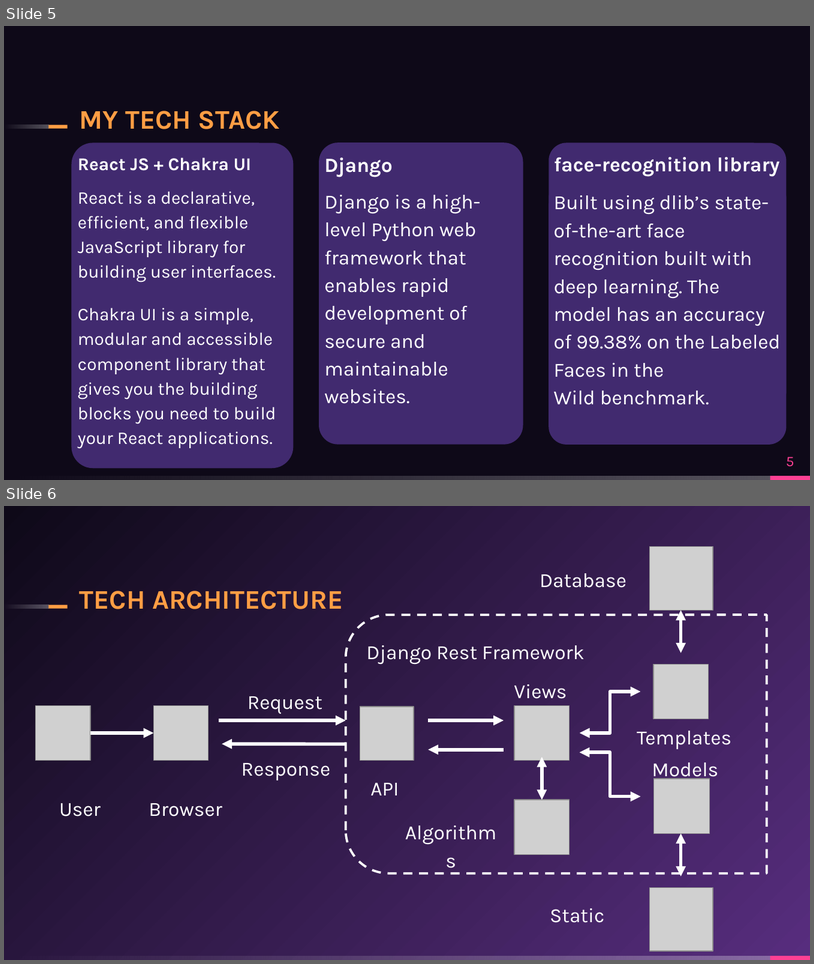
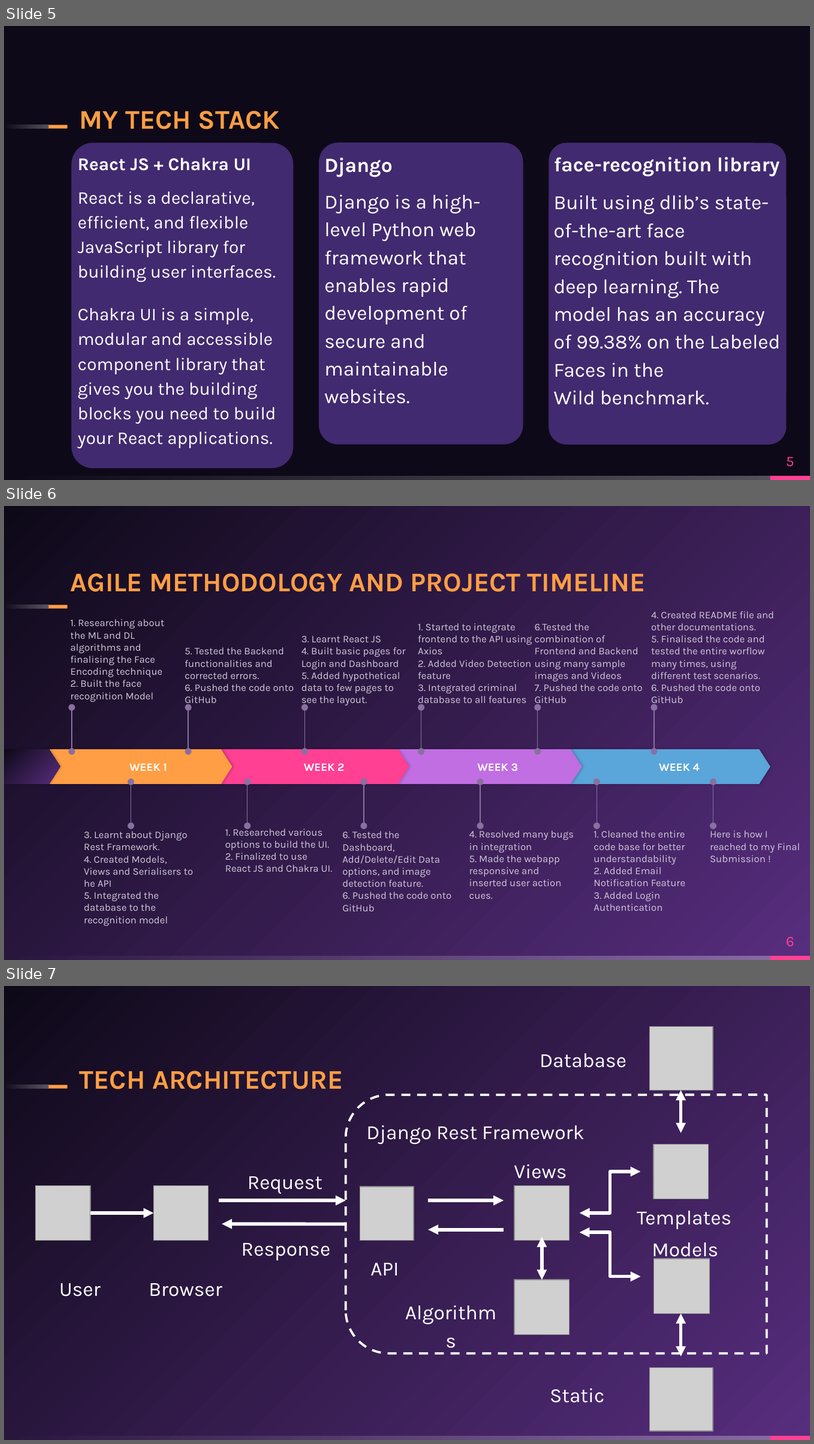
Before and after one commit to tanmay-mohanty-ignited/Engage22-FaceX, a slide deck: Assets/Demo.pptx. Shown one above the other, each under a label of ours: slides 5 and 6 before the commit, slides 5, 6 and 7 after it. The pictures are 814x964 and 814x1444 pixels, drawn with LibreOffice and Linux fonts; fonts in the diff are those of the drawing; grey boxes stand for pictures; background and template pictures are left out. Boxes give left, top, right and bottom in pixels: in the first picture for what was removed or moved away, otherwise in the second. Text is boxed around its words. In the diff, an @@ line names an element or a change of style, - is before the commit and + after.

Commit message:
Documentation improved

```diff
--- a/Assets/Demo.pptx
+++ b/Assets/Demo.pptx
@@ slide 6 added at <box>4,506,810,960</box>, background gradient #572D7E to #0E0918; not listed: 4 template elements that a slide beside it also shows @@
@@ title added at <box>71,573,646,592</box>, 24 pt, text #FF9E44, bold @@
+AGILE METHODOLOGY AND PROJECT TIMELINE
@@ text added at <box>651,611,774,706</box>, 9 pt, text #D1C8DA @@
+4. Created README file and other documentations.
+5. Finalised the code and tested the entire worflow many times, using different test scenarios.
+6. Pushed the code onto GitHub
@@ text added at <box>71,619,164,702</box>, 9 pt, text #D1C8DA @@
+1. Researching about the ML and DL algorithms and finalising the Face Encoding technique
+2. Built the face recognition Model
@@ text added at <box>418,623,533,706</box>, 9 pt, text #D1C8DA @@
+1. Started to integrate frontend to the API using Axios
+2. Added Video Detection feature
+3. Integrated criminal database to all features
@@ text added at <box>535,623,643,706</box>, 9 pt, text #D1C8DA @@
+6.Tested the combination of Frontend and Backend using many sample images and Videos
+7. Pushed the code onto GitHub
@@ text added at <box>185,647,294,706</box>, 9 pt, text #D1C8DA @@
+5. Tested the Backend functionalities and corrected errors.
+6. Pushed the code onto GitHub
@@ text added at <box>302,636,406,706</box>, 9 pt, text #D1C8DA @@
+3. Learnt React JS
+4. Built basic pages for Login and Dashboard
+5. Added hypothetical data to few pages to see the layout.
@@ double arrow added from (72, 751) to (72, 708), #8870A0 0.75 pt @@
@@ double arrow added from (189, 751) to (189, 708), #8870A0 0.75 pt @@
@@ double arrow added from (305, 751) to (305, 708), #8870A0 0.75 pt @@
@@ double arrow added from (422, 751) to (422, 708), #8870A0 0.75 pt @@
@@ double arrow added from (538, 751) to (538, 708), #8870A0 0.75 pt @@
@@ double arrow added from (655, 751) to (655, 708), #8870A0 0.75 pt @@
@@ pentagon arrow added at <box>4,749,60,783</box>, fill gradient #0E0918 to #572D7E @@
@@ pentagon arrow added at <box>46,749,232,783</box>, fill #FF9E44, 10 pt, text #FFFFFF, bold @@
+WEEK 1
@@ pentagon arrow added at <box>220,749,409,783</box>, fill #FF4093, 10 pt, text #FFFFFF, bold @@
+WEEK 2
@@ pentagon arrow added at <box>395,749,582,783</box>, fill #C06EE2, 10 pt, text #FFFFFF, bold @@
+WEEK 3
@@ pentagon arrow added at <box>570,749,771,783</box>, fill #5AA5DA, 10 pt, text #FFFFFF, bold @@
+WEEK 4
@@ double arrow added from (131, 825) to (131, 782), #8870A0 0.75 pt @@
@@ double arrow added from (248, 825) to (248, 782), #8870A0 0.75 pt @@
@@ double arrow added from (363, 825) to (363, 782), #8870A0 0.75 pt @@
@@ double arrow added from (480, 825) to (480, 782), #8870A0 0.75 pt @@
@@ double arrow added from (597, 825) to (597, 782), #8870A0 0.75 pt @@
@@ double arrow added from (714, 825) to (714, 782), #8870A0 0.75 pt @@
@@ text added at <box>225,826,333,871</box>, 9 pt, text #D1C8DA @@
+1. Researched various options to build the UI.
+2. Finalized to use React JS and Chakra UI.
@@ text added at <box>84,831,193,925</box>, 9 pt, text #D1C8DA @@
+3. Learnt about Django Rest Framework.
+4. Created Models, Views and Serialisers to he API
+5. Integrated the database to the recognition model
@@ text added at <box>342,831,452,911</box>, 9 pt, text #D1C8DA @@
+6. Tested the Dashboard, Add/Delete/Edit Data options, and image detection feature.
+6. Pushed the code onto GitHub
@@ text added at <box>470,830,574,898</box>, 9 pt, text #D1C8DA @@
+4. Resolved many bugs in integration
+5. Made the webapp responsive and inserted user action cues.
@@ text added at <box>594,830,686,910</box>, 9 pt, text #D1C8DA @@
+1. Cleaned the entire code base for better understandability
+2. Added Email Notification Feature
+3. Added Login Authentication
@@ text added at <box>710,830,800,862</box>, 9 pt, text #D1C8DA @@
+Here is how I reached to my Final Submission !
@@ page number added at <box>786,936,795,946</box>, 13 pt, text #FF4093 @@
+6
@@ what was slide 6 is now slide 7 @@
```
Also in this commit, not shown: 1 slide removed, 1 other file.
